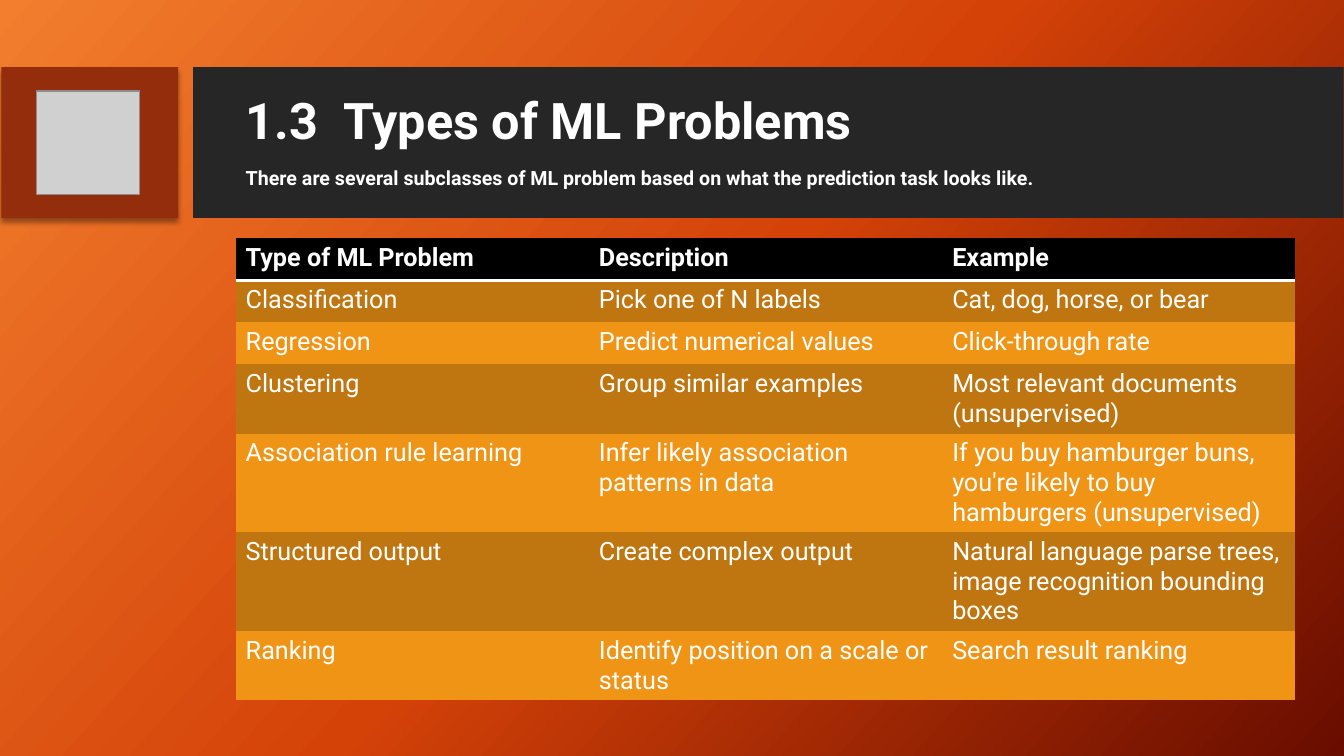
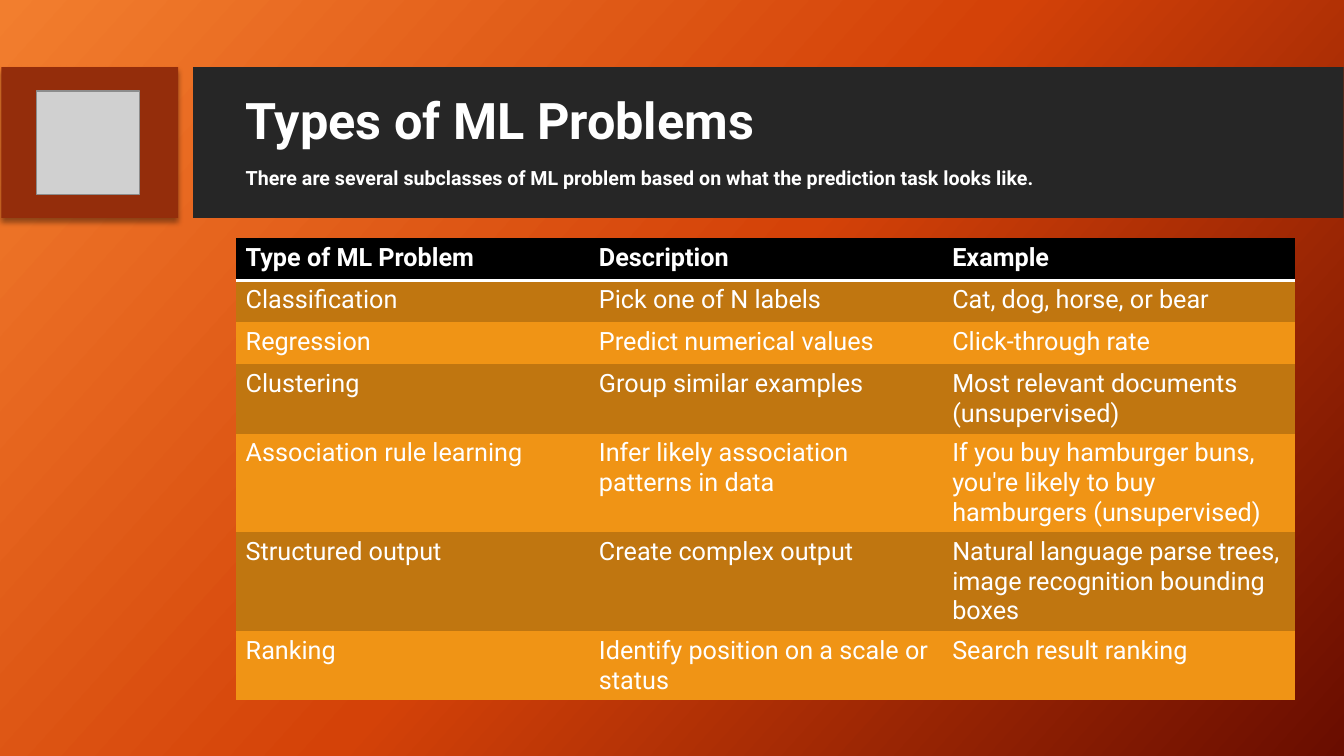
Before and after one commit to ItProject1920/data-science-project, a slide deck: slide 8 of Project Review FINAL.pptx (slide 5 before the commit). Drawn at 1344x756 pixels with LibreOffice and Linux fonts; fonts in the diff are those of the drawing; grey boxes stand for pictures; background and template pictures are left out. Boxes give left, top, right and bottom in pixels: in the first picture for what was removed or moved away, otherwise in the second. Text is boxed around its words. In the diff, an @@ line names an element or a change of style, - is before the commit and + after.

```diff
--- a/Project Review FINAL.pptx
+++ b/Project Review FINAL.pptx
@@ title at (x1=246, y1=100, x2=1033, y2=189): text changed @@
-1.3 Types of ML Problems
-There are several subclasses of ML problem based on what the prediction task looks like.
+Types of ML Problems
+There are several subclasses of ML problem based on what the prediction task looks like.
```
Also in this commit, not shown: 14 other slides changed, 1 slide added, 1 slide removed.
